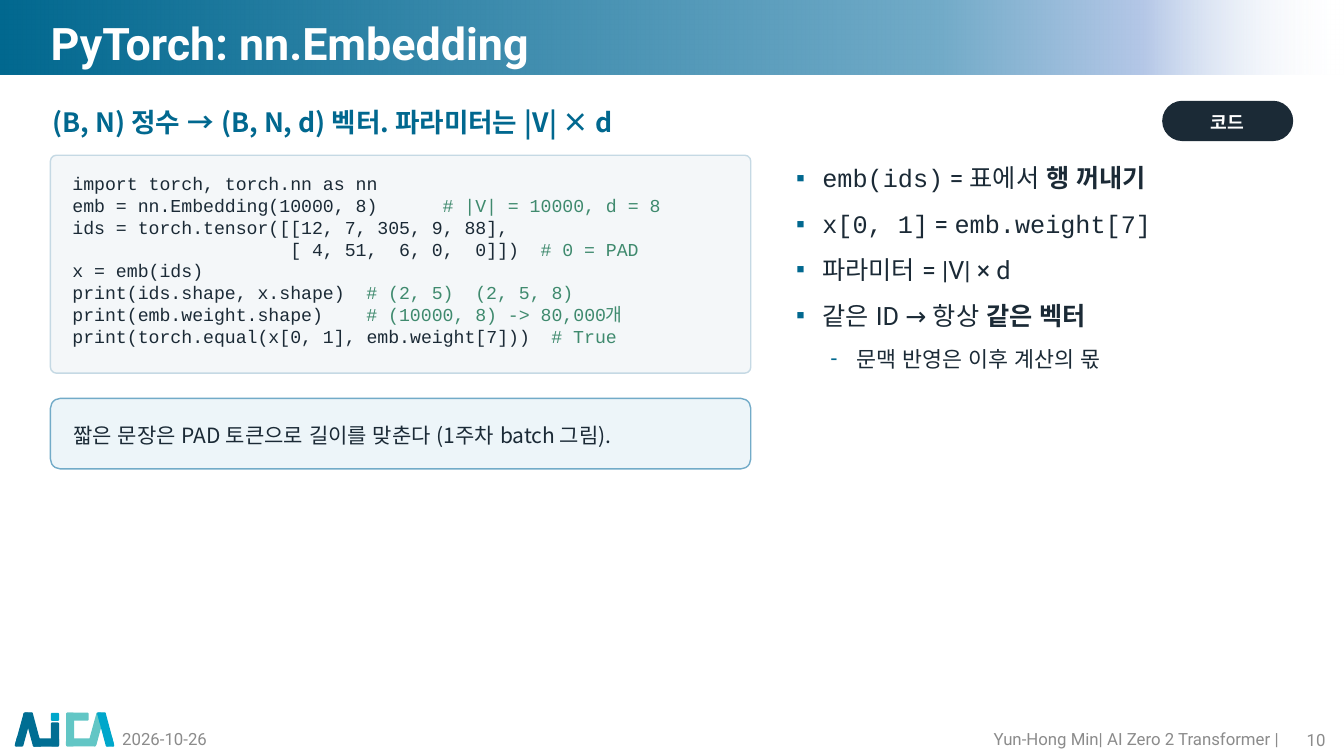
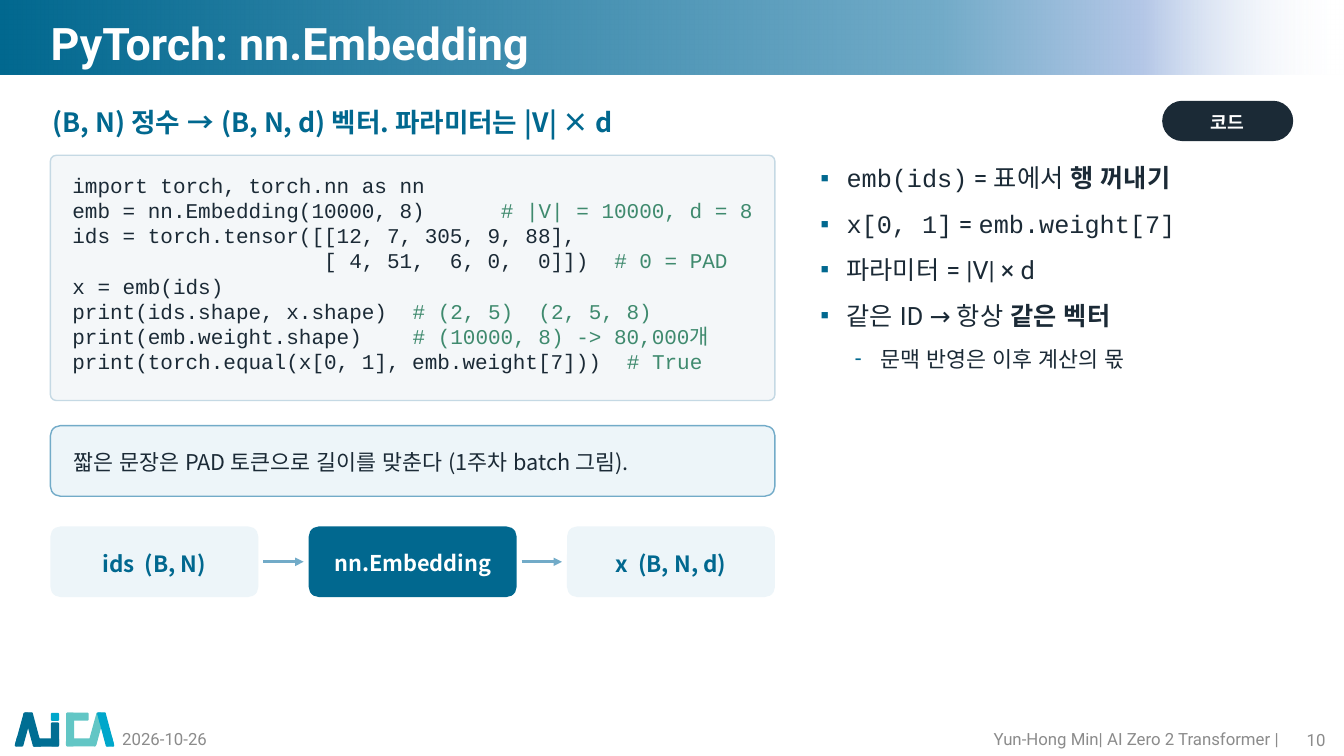
Before and after one commit to myunhh/AI-Zero-2-Transformers, a slide deck: slide 10 of lectures/week04_rnn_lstm_seq2seq.pptx. Drawn at 1344x756 pixels with LibreOffice and Linux fonts; fonts in the diff are those of the drawing; background and template pictures are left out. Boxes give left, top, right and bottom in pixels: in the first picture for what was removed or moved away, otherwise in the second. Text is boxed around its words. In the diff, an @@ line names an element or a change of style, - is before the commit and + after.

```diff
--- a/lectures/week04_rnn_lstm_seq2seq.pptx
+++ b/lectures/week04_rnn_lstm_seq2seq.pptx
@@ rounded rectangle: place and size @@
-rounded rectangle at (50,155,751,373)
+rounded rectangle at (50,155,775,400)
@@ rounded rectangle at (50,155,775,400): proportions changed @@
@@ text "import torch, torch.nn as nn" at (72,178,753,374): size 13 to 15 pt @@
@@ text "emb(ids) = 표에서 행 꺼내기": place and size @@
-text "emb(ids) = 표에서 행 꺼내기" at (822,166,1152,369)
+text "emb(ids) = 표에서 행 꺼내기" at (847,166,1176,369)
@@ rounded rectangle "짧은 문장은 PAD 토큰으로 길이를 ...": place and size @@
-rounded rectangle "짧은 문장은 PAD 토큰으로 길이를 ..." at (50,398,751,469)
+rounded rectangle "짧은 문장은 PAD 토큰으로 길이를 ..." at (50,425,775,496)
@@ rounded rectangle "짧은 문장은 PAD 토큰으로 길이를 ..." at (50,425,775,496): size 15 to 15.5 pt @@
@@ rounded rectangle added at (50,526,258,597), fill #EDF5F9 @@
@@ rounded rectangle added at (309,526,516,597), fill #01688F @@
@@ rounded rectangle added at (568,526,775,597), fill #EDF5F9 @@
@@ text added at (103,553,206,577), 16 pt, text #01688F, bold @@
+ids (B, N)
@@ arrow added from (263, 562) to (303, 562), #72ABC8 2 pt @@
@@ text added at (334,553,491,577), 15.5 pt, text #FFFFFF, bold @@
+nn.Embedding
@@ arrow added from (522, 562) to (563, 562), #72ABC8 2 pt @@
@@ text added at (616,553,726,577), 16 pt, text #01688F, bold @@
+x (B, N, d)
```
Also in this commit, not shown: 27 other slides changed, 14 other files.
